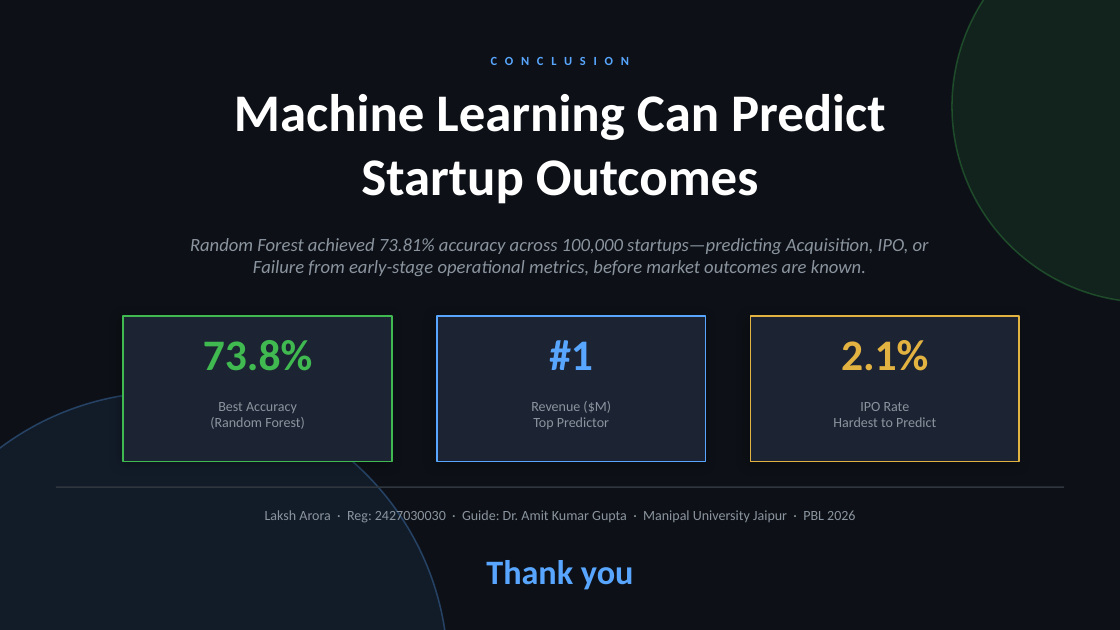
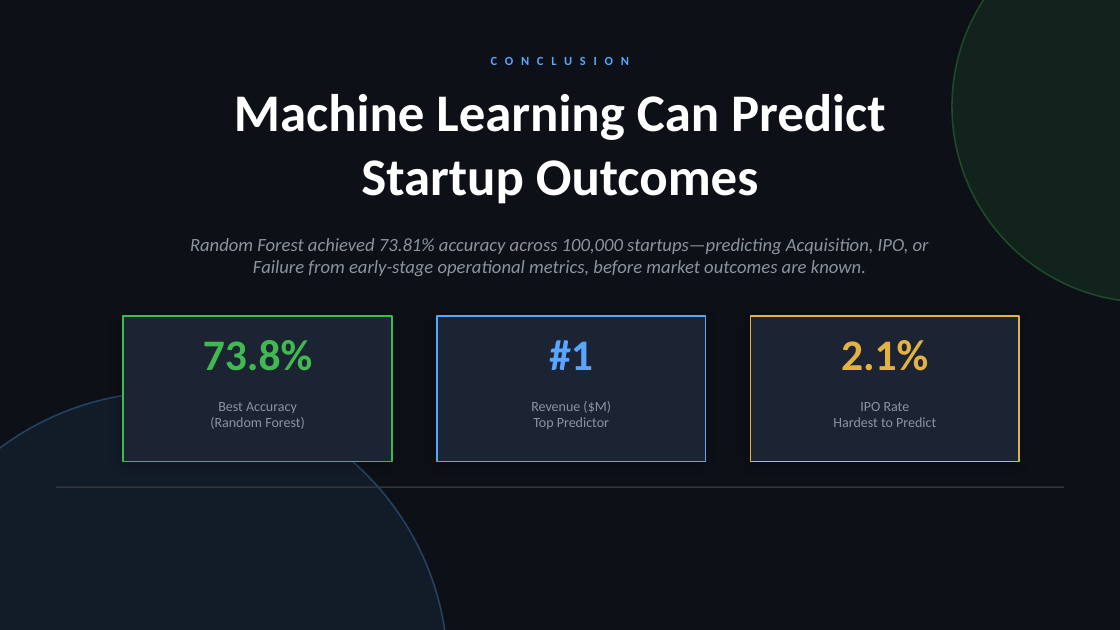
Before and after one commit to laksh753/ai-analyst-for-startup-valuation, a slide deck: slide 10 of startup_success_prediction.pptx. Drawn at 1120x630 pixels with LibreOffice and Linux fonts; fonts in the diff are those of the drawing. Boxes give left, top, right and bottom in pixels: in the first picture for what was removed or moved away, otherwise in the second. Text is boxed around its words. In the diff, an @@ line names an element or a change of style, - is before the commit and + after.

```diff
--- a/startup_success_prediction.pptx
+++ b/startup_success_prediction.pptx
@@ text removed at box(265, 508, 855, 524) @@
-Laksh Arora · Reg: 2427030030 · Guide: Dr. Amit Kumar Gupta · Manipal University Jaipur · PBL 2026
@@ text removed at box(486, 560, 634, 590) @@
-Thank you
```
Also in this commit, not shown: 9 other slides changed.
